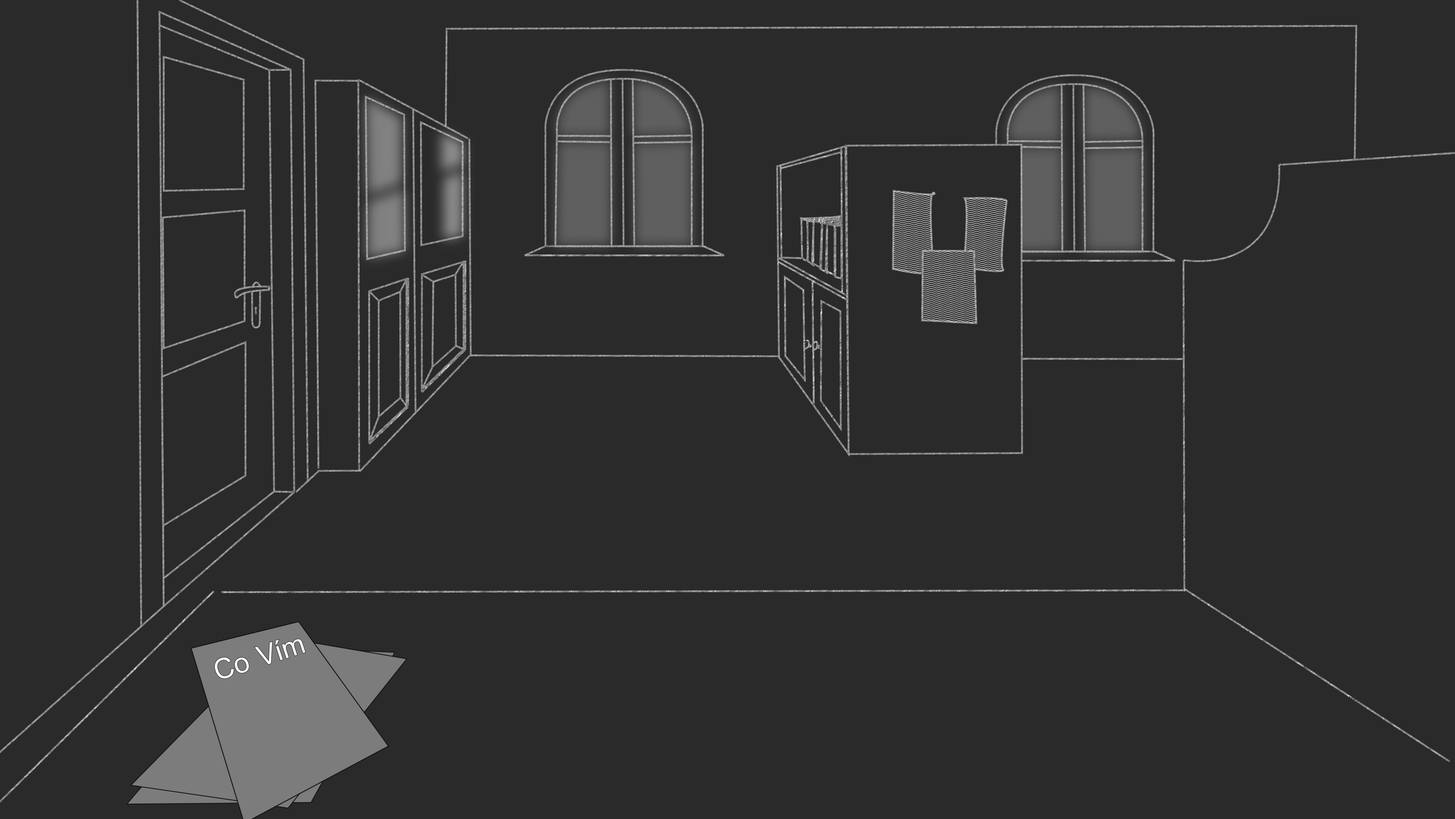
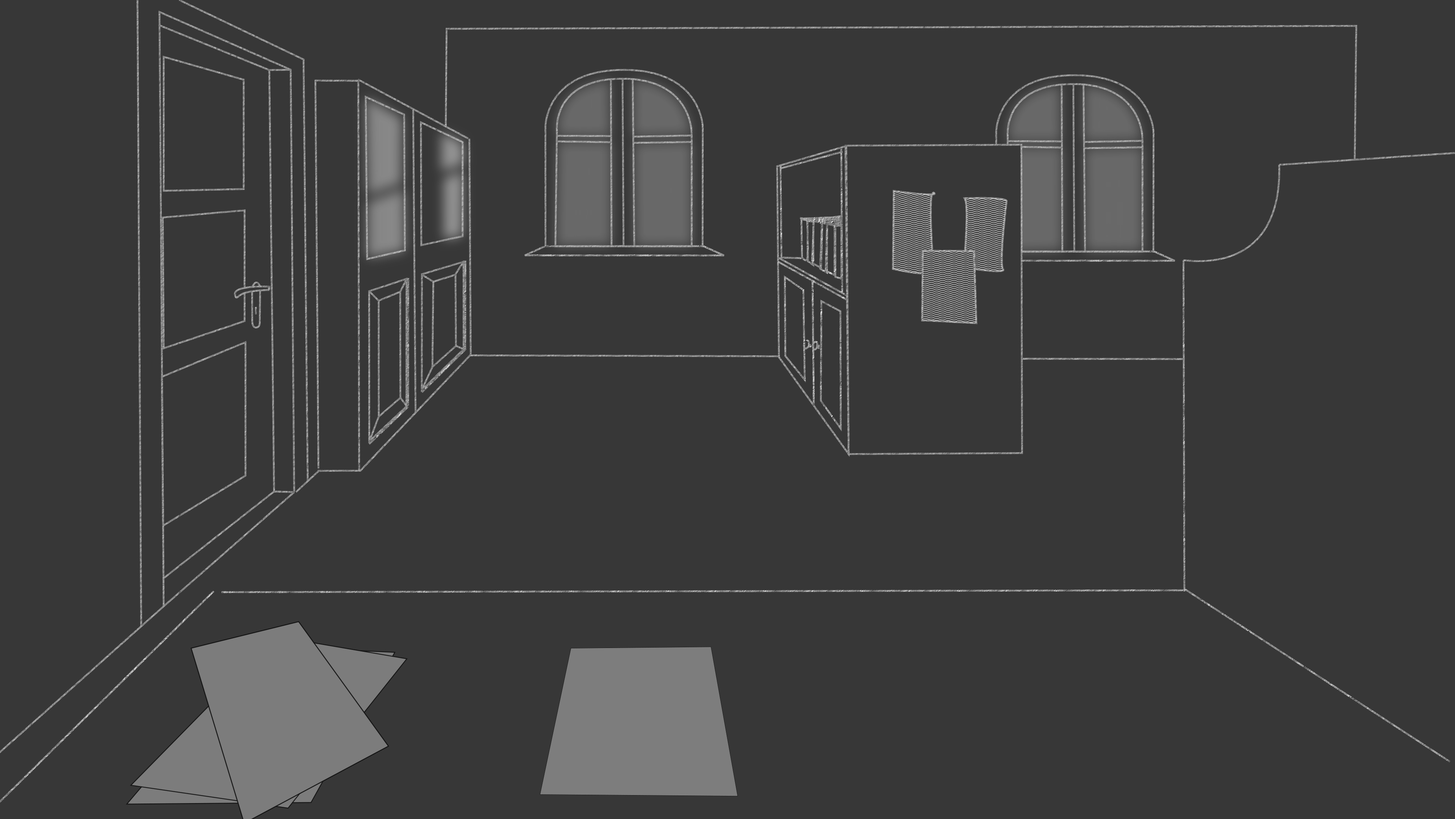
The second 1455 x 819 image is a revision of the first. Changes to its layers:
painted on "background.svg" over left=214, top=638, right=739, bottom=796
painted on "bg" over left=0, top=0, right=1455, bottom=819
